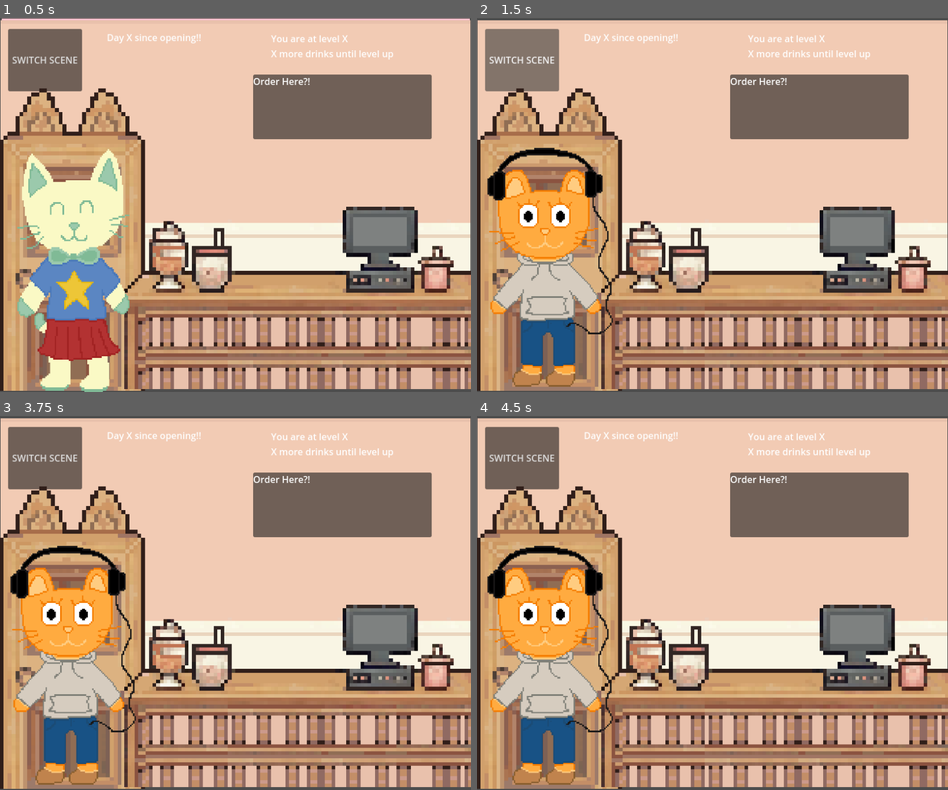
Above: before the commit, frames 1-4 (two rows, left to right).
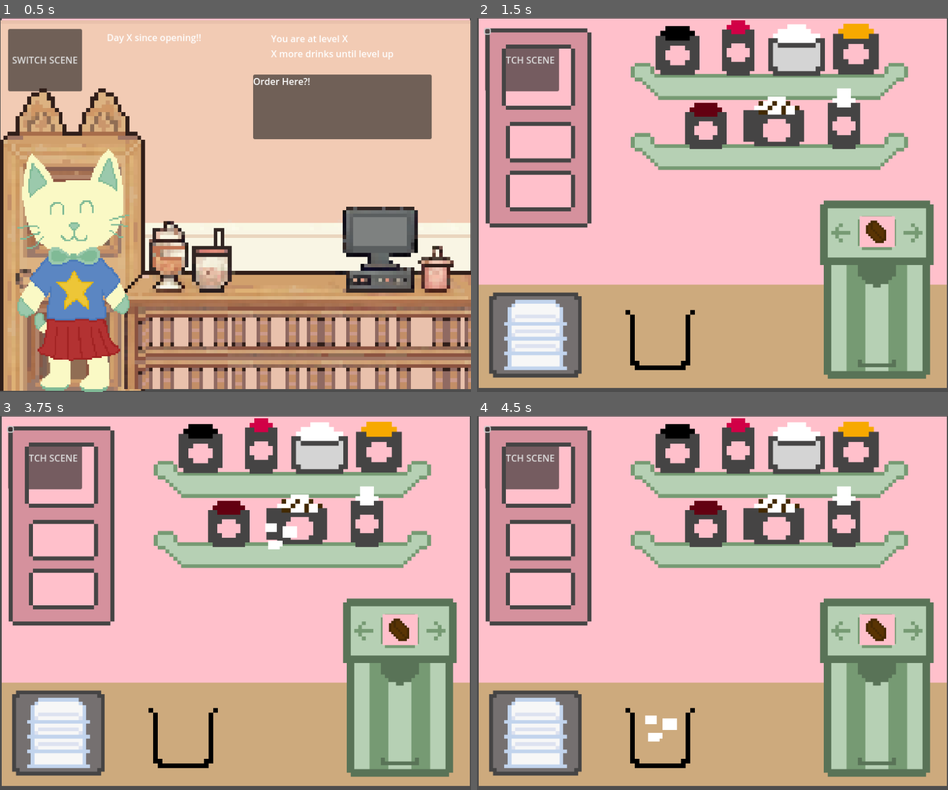
Above: after the commit, the same moments.

Repository: aylabaguette/40sGame
Game: Godot game, scene res://scenes/main.tscn
Same seed, same stepped clock (60 frames per second), same inputs: the game is played once before the commit and once after it.
Inputs (mouse positions are in pixels of both pictures, inside the frame that each line leads up to):
- Up to frame 1 (0.5 s): no input
- Up to frame 2 (1.5 s): click (486, 32) at 0.52 s; click (486, 32) at 1.27 s
- Up to frame 3 (3.75 s): tap Enter at 2, 3.5 s; move the mouse to (339, 584) at 2.02 s; click (339, 584) at 2.1 s; tap Space at 2.75 s; move the mouse to (141, 621) at 2.77 s; click (141, 621) at 2.85 s; move the mouse to (282, 520) at 3.52 s; click (282, 520) at 3.6 s
- Up to frame 4 (4.5 s): tap Space at 4.25 s; move the mouse to (688, 677) at 4.27 s; click (688, 677) at 4.35 s

Frame 1 is identical in both runs. In frame 2, 72% of the frame differs, in the area x 0-100%, y 0-100%; in frame 3, 72%; in frame 4, 72%.

Commit message:
worked on new instance toppings

Diff:
--- a/40s-game/scenes/Kitchen.tscn
+++ b/40s-game/scenes/Kitchen.tscn
@@ -256,6 +256,12 @@
 position = Vector2(-5, -26)
 shape = SubResource("RectangleShape2D_lrmha")
 
+[node name="resetButton" type="Button" parent="."]
+offset_left = 14.0
+offset_top = 19.0
+offset_right = 22.0
+offset_bottom = 27.0
+
 [node name="toppingDrag" type="Sprite2D" parent="." groups=["topping"]]
 texture_filter = 3
 scale = Vector2(5, 5)
--- a/40s-game/scenes/toppings.gd
+++ b/40s-game/scenes/toppings.gd
@@ -25,6 +25,9 @@
 var toppingPosition
 var resetTopping = false
 
+var newInstance = false
+var toppingInstance
+
 #arrays for different sprite arrays
 var unlockedToppings
 
@@ -46,6 +49,13 @@
 	if(toppingFollowMouse):
 		topping_drag.position = get_global_mouse_position()
 
+	if(newInstance == true):
+		print("new instance")
+		toppingInstance = topping_drag.duplicate()
+		add_child(toppingInstance)
+		toppingInstance.position = get_global_mouse_position()
+		newInstance = false
+
 	if(toppingFollowCup):
 		topping_drag.position = toppingPosition
 
@@ -61,21 +71,21 @@
 
 			#basically saying if the mouse is within the rect
 			if(currentTopping.get_rect().has_point(local_mouse_pos)):
-				topping_drag.texture = unlockedToppingsCup[topping]
 				toppingFollowMouse = true
+				if(newInstance == false):
+					topping_drag.texture = unlockedToppingsCup[topping]
+				else:
+					toppingInstance.texture = unlockedToppingsCup[topping]
 
 				#if the topping is in the cup when the jar is clicked, reset back to mouse
 				if(toppingFollowCup):
-					resetTopping = true
 					toppingFollowMouse = true
 					toppingFollowCup = false
-				else:
-					resetTopping = false
+					newInstance = true
+					print("yes")
 
 func toppingInCup(cupPositon):
-	if(resetTopping == false ):
-		toppingFollowCup = true
-		toppingFollowMouse = false
-		resetTopping = true
+	toppingFollowCup = true
+	toppingFollowMouse = false
 
 	toppingPosition = cupPositon
